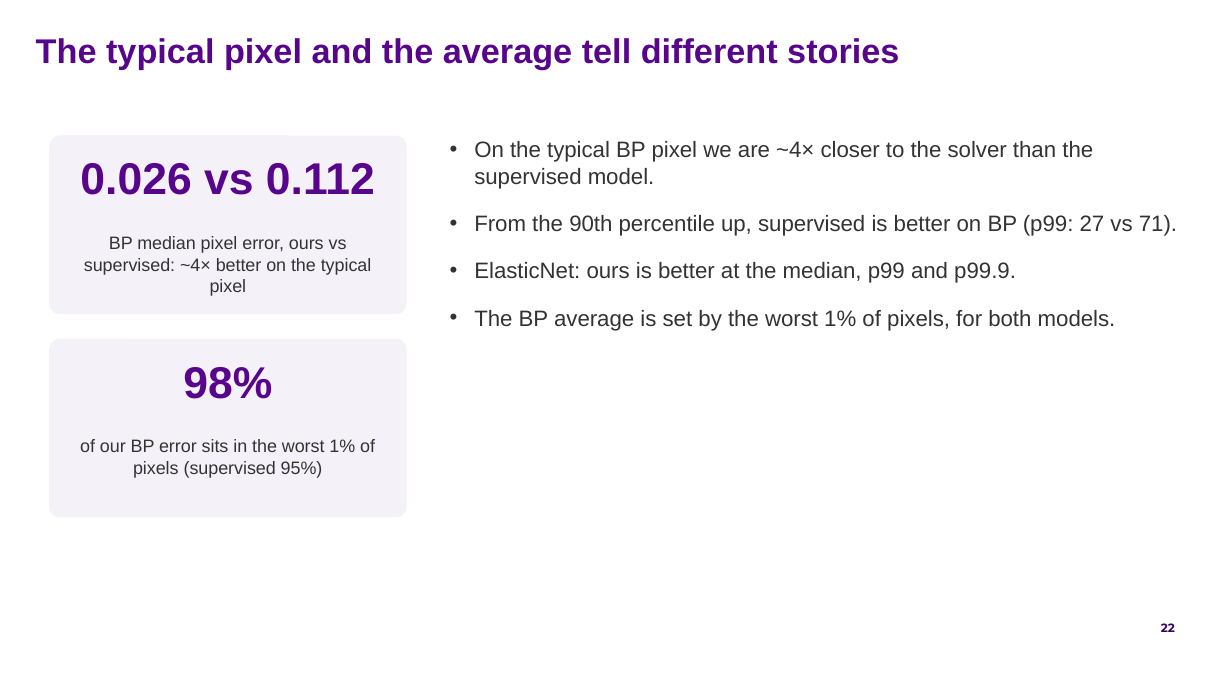
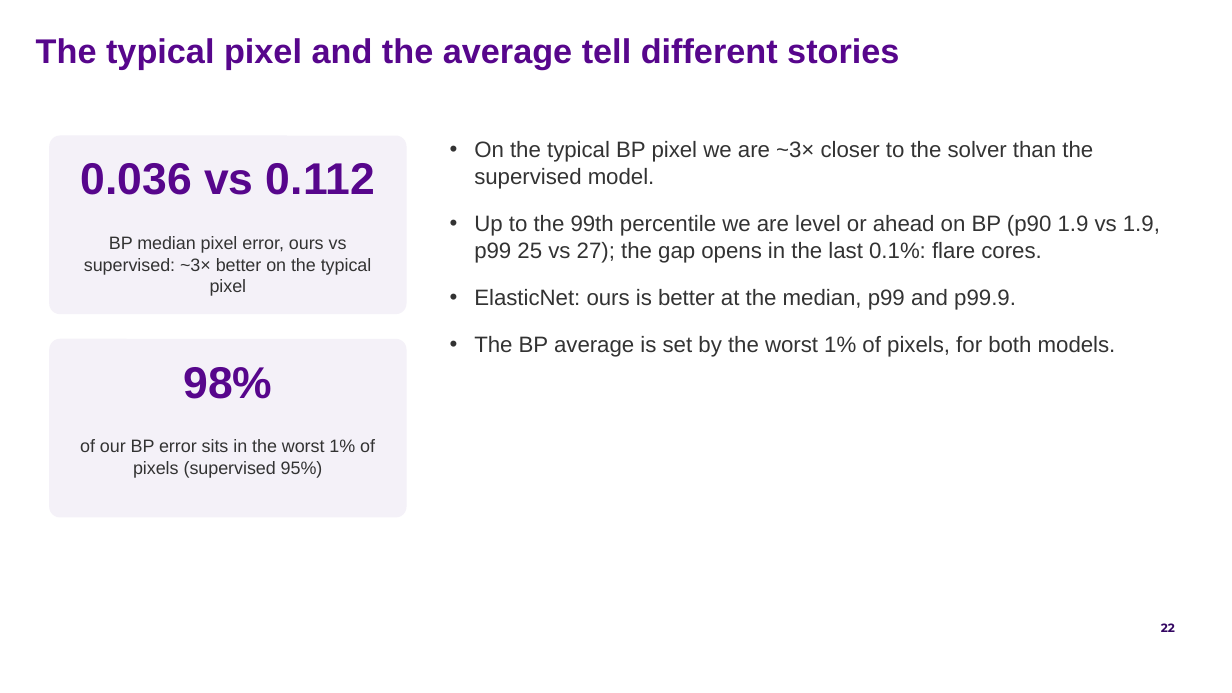
Before and after one commit to FruitPnchSamuraiG/solar-dem-inversion, a slide deck: slide 22 of slides/DEM_deck_v2.pptx. Drawn at 1232x693 pixels with LibreOffice and Linux fonts; fonts in the diff are those of the drawing; background and template pictures are left out. Boxes give left, top, right and bottom in pixels: in the first picture for what was removed or moved away, otherwise in the second. Text is boxed around its words. In the diff, an @@ line names an element or a change of style, - is before the commit and + after.

Commit message:
deck: rebuilt on the adopted stiff-band BP model; Part 7 is now the failure and the fix
Summary, model, loss (band weight mu), model-choice and results slides carry the
120 + 120 continued model. Part 7 has eight slides: the old failure, the
suggestions on the original loss, the objective-gap cause, the 616-vs-85 price,
the mu screen on validation, the stiff-band runs, flare cores now, what remains.
New-model figures in results/plots/22_adopted_bp_20261014 (README); outline synced;
STATE.md and CLAUDE.md record the revised BP final.

```diff
--- a/slides/DEM_deck_v2.pptx
+++ b/slides/DEM_deck_v2.pptx
@@ text at bbox=[474, 141, 1160, 263]: text changed @@
-• On the typical BP pixel we are ~4× closer to the solver than the supervised model.
-• From the 90th percentile up, supervised is better on BP (p99: 27 vs 71).
+• On the typical BP pixel we are ~3× closer to the solver than the supervised model.
+• Up to the 99th percentile we are level or ahead on BP (p90 1.9 vs 1.9, p99 25 vs 27); the gap opens in the last 0.1%: flare cores.
@@ text at bbox=[80, 163, 375, 195]: text changed @@
-0.026 vs 0.112
+0.036 vs 0.112
@@ text at bbox=[84, 236, 372, 296]: text changed @@
-BP median pixel error, ours vs supervised: ~4× better on the typical pixel
+BP median pixel error, ours vs supervised: ~3× better on the typical pixel
```
Also in this commit, not shown: 12 other slides changed, 8 slides added, 5 slides removed, 13 other files.
